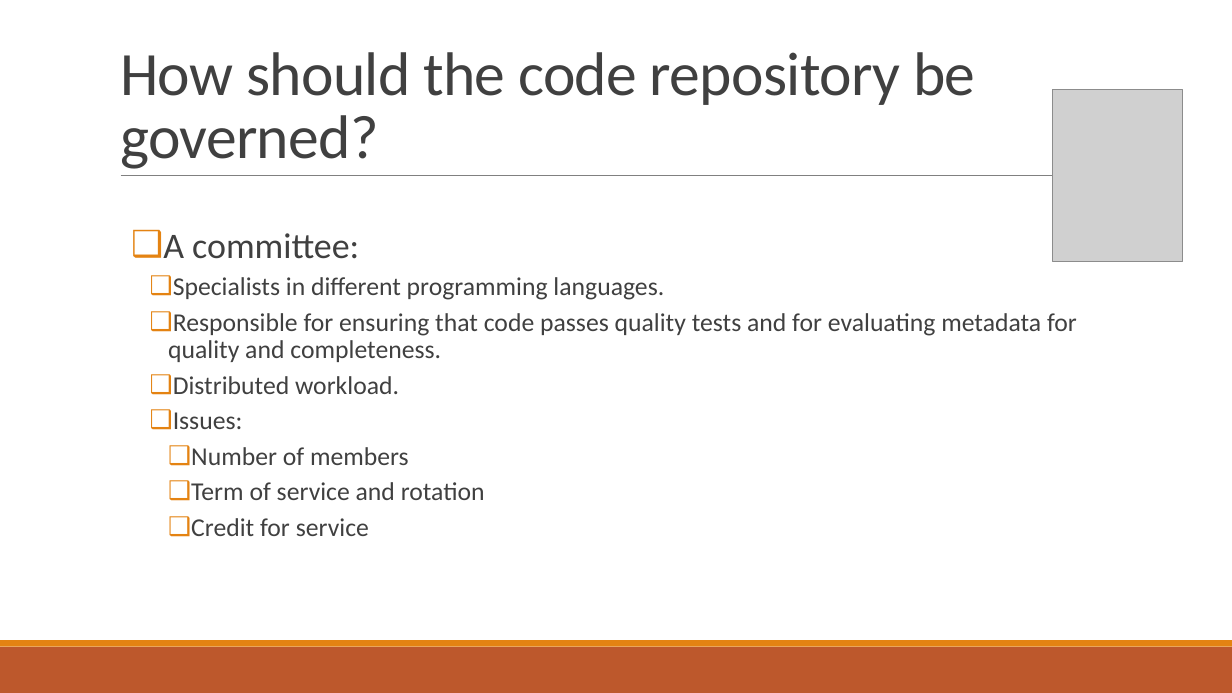
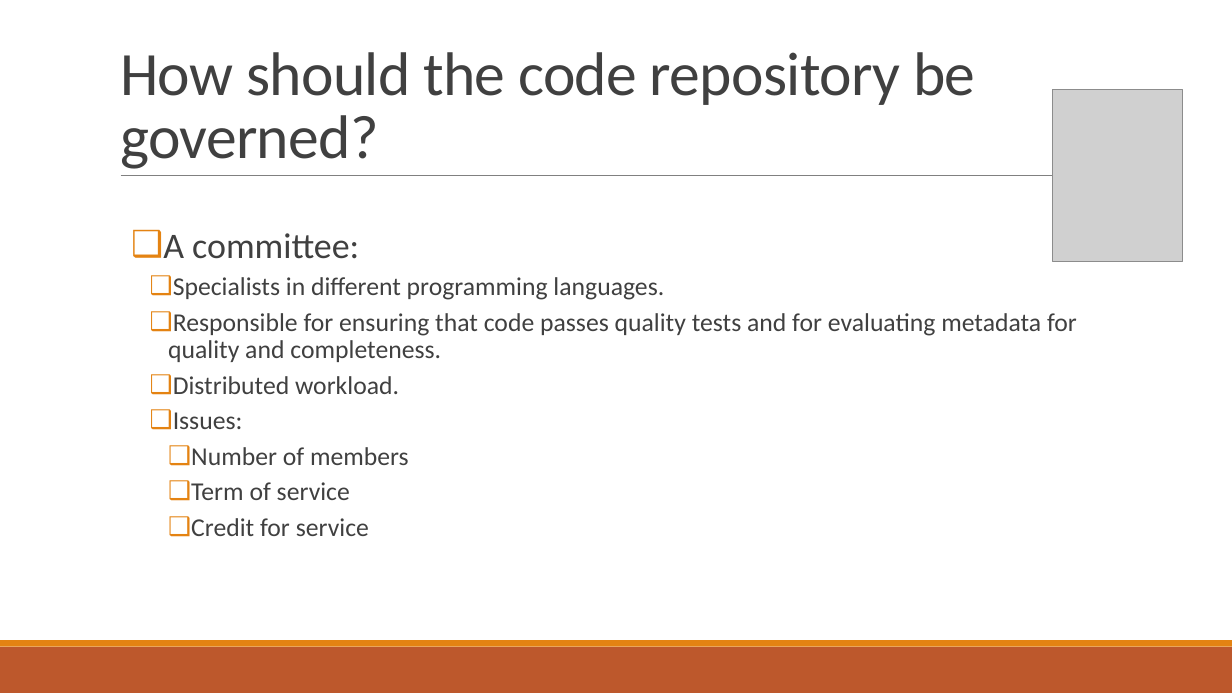
Before and after one commit to vanderbi/codeLibrary, a slide deck: slide 6 of Building an Information Management Code Library.pptx. Drawn at 1232x693 pixels with LibreOffice and Linux fonts; fonts in the diff are those of the drawing; grey boxes stand for pictures; background and template pictures are left out. Boxes give left, top, right and bottom in pixels: in the first picture for what was removed or moved away, otherwise in the second. Text is boxed around its words. In the diff, an @@ line names an element or a change of style, - is before the commit and + after.

```diff
--- a/Building an Information Management Code Library.pptx
+++ b/Building an Information Management Code Library.pptx
@@ text at bbox=[191, 482, 350, 500]: text changed @@
-      ❑ Term of service and rotation
+      ❑ Term of service
```
Also in this commit, not shown: 5 other slides changed.
